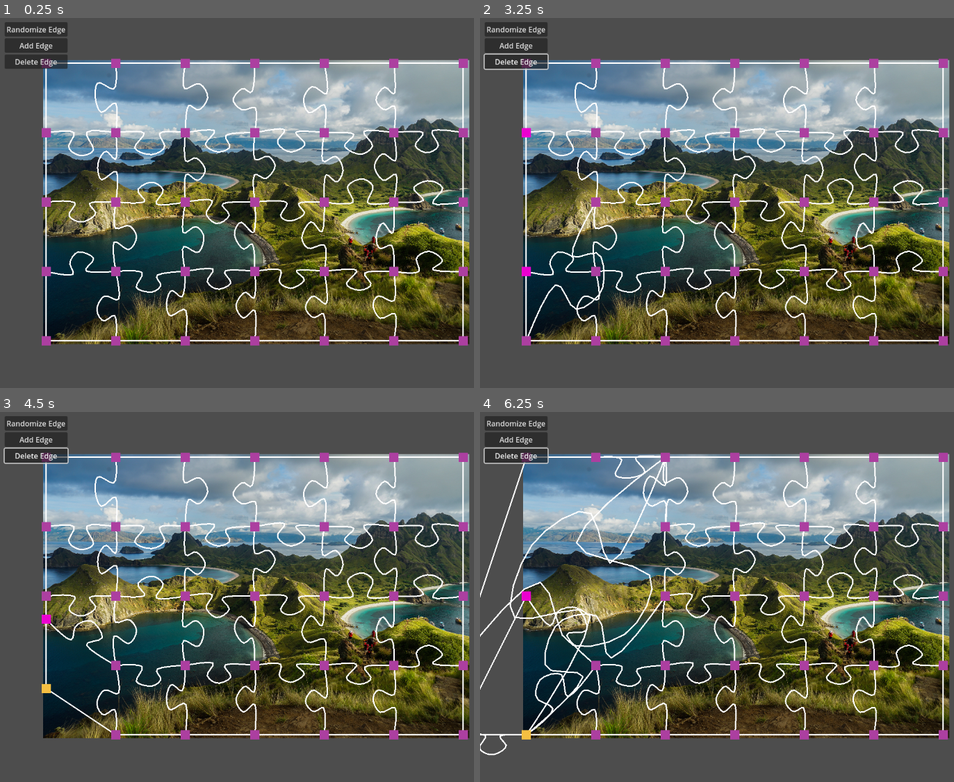
Above: before the commit, frames 1-4 (two rows, left to right).
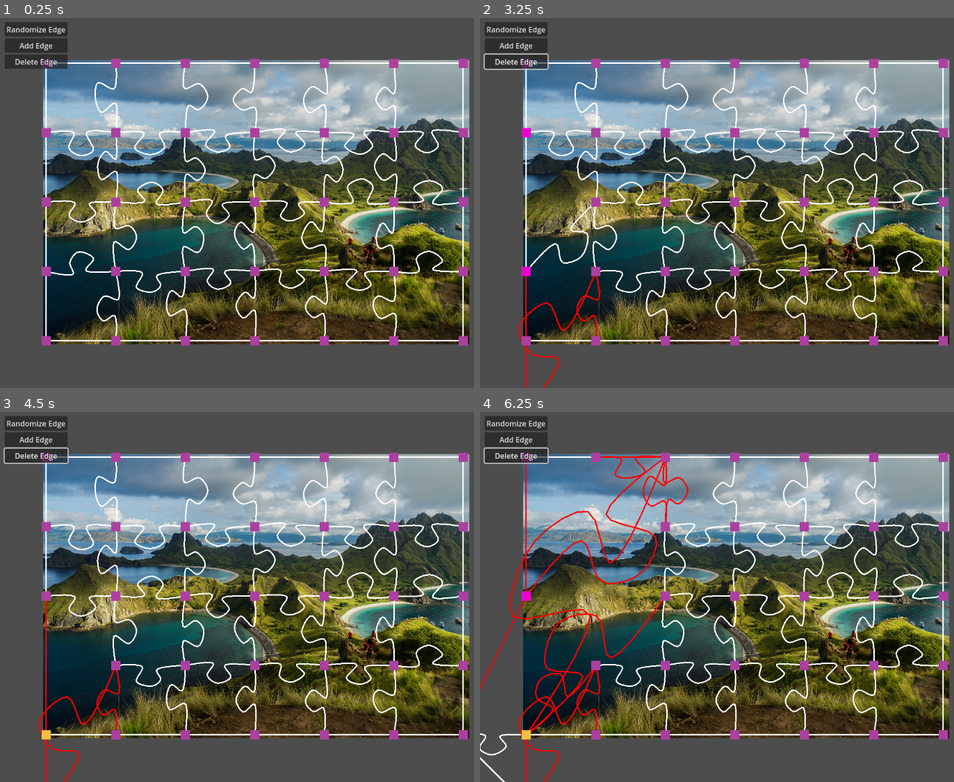
Above: after the commit, the same moments.

Repository: kreibaum/puzzle-shark
Game: Godot game, scene res://editor.tscn
Same seed, same stepped clock (60 frames per second), same inputs: the game is played once before the commit and once after it.
Inputs (mouse positions are in pixels of both pictures, inside the frame that each line leads up to):
- Up to frame 1 (0.25 s): no input
- Up to frame 2 (3.25 s): click "Randomize Edge" at 0.5 s; click "Add Edge" at 1.25 s; tap Enter at 2 s; drag from (527, 62) to (527, 203) at 2.02 s; drag from (527, 132) to (527, 269) at 2.77 s
- Up to frame 3 (4.5 s): move the mouse to (47, 733) at 3.52 s; hold Ctrl 3.53-4.25 s; click (47, 733) at 3.67 s; drag from (47, 663) to (47, 526) at 4.27 s
- Up to frame 4 (6.25 s): drag from (527, 597) to (593, 526) at 5.02 s; drag from (593, 456) to (527, 597) at 5.77 s

The runs differ from the first frame. In frame 1, 0.5% of the frame differs, in the area x 10-96%, y 13-86%; in frame 2, 1.4%; in frame 3, 1.4%; in frame 4, 3.6%, in the area x 0-96%, y 11-100%.

Commit message:
Highlight edge collisions.

Diff:
--- a/Edge.gd
+++ b/Edge.gd
@@ -6,6 +6,7 @@
 @export var camera: Camera2D
 
 var template_points
+var original_points
 
 
 # TODO: This should be combined with some general shape management code.
@@ -16,6 +17,7 @@
 	points.append(left)
 	points.append(right)
 	$EdgeShape.points = points
+	original_points = points.duplicate()
 
 	self.template_points = $EdgeShape.points.duplicate()
 	update_position()
@@ -48,6 +50,7 @@
 	right_handle.position_changed.connect(update_position)
 
 	rand_jitter_based(10)
+	original_points = $EdgeShape.points.duplicate()
 
 	$CatmulRomSpline.refresh_samples()
 
@@ -65,6 +68,8 @@
 # of the handles moves.
 func update_position():
 	$EdgeShape.points = build_transformation_matrix() * self.template_points
+	$EdgeCollisionArea.recalculate($EdgeShape.points)
+	# $EdgeCollisionArea.recalculate(build_transformation_matrix() * original_points)
 
 
 func build_transformation_matrix() -> Transform2D:
@@ -92,3 +97,12 @@
 
 func get_shape_points() -> PackedVector2Array:
 	return $EdgeShape.points
+
+
+## Check for overlap with another edge.
+func _process(_delta):
+	var collisions = $EdgeCollisionArea.get_overlapping_areas()
+	if collisions.size() > 0:
+		$EdgeShape.modulate = Color(1, 0, 0)
+	else:
+		$EdgeShape.modulate = Color(1, 1, 1)
--- /dev/null
+++ b/EdgeCollisionArea.gd
@@ -0,0 +1,53 @@
+class_name EdgeCollisionArea extends Area2D
+
+
+## Takes the shape of an Edge2D that has already been transformed into
+## world space and creates a collision area that matches the shape of the edge.
+##
+## We must first transform the edge into world space because otherwise
+## long edges would have a collision area that is too wide.
+##
+## The approach we take is to place a rectangular collision shape at each
+## segment of the non-smooth edge template.
+func recalculate(edge_shape: PackedVector2Array):
+	# Delete all child nodes
+	for child in get_children():
+		child.queue_free()
+
+	var width: float = 5.0
+
+	# Special case for the border of the puzzle. If the edge is strait,
+	# we make a single rectangle that is 80% of the width of the edge.
+	if edge_shape.size() == 2:
+		var shape = CollisionShape2D.new()
+		var rect = RectangleShape2D.new()
+
+		var left = edge_shape[0]
+		var right = edge_shape[1]
+
+		rect.size = Vector2(left.distance_to(right) * 0.8, width)
+		shape.set_shape(rect)
+
+		shape.transform = Transform2D((right - left).angle(), left + (right - left) / 2.0)
+
+		add_child(shape)
+		return
+
+	# Create new collision shapes
+	# We also want to drop 10% on each vertex to avoid collision with the
+	# edges legitimately connected to the vertex.
+	# We approximate 10% by dropping 10% of the indices on each side.
+	var ten_pct = int(edge_shape.size() / 10.0)
+	for i in range(ten_pct, edge_shape.size() - 1 - ten_pct):
+		var shape = CollisionShape2D.new()
+		var rect = RectangleShape2D.new()
+
+		var left = edge_shape[i]
+		var right = edge_shape[i + 1]
+
+		rect.size = Vector2(left.distance_to(right), width)
+		shape.set_shape(rect)
+
+		shape.transform = Transform2D((right - left).angle(), left + (right - left) / 2.0)
+
+		add_child(shape)
--- a/edge.tscn
+++ b/edge.tscn
@@ -1,7 +1,8 @@
-[gd_scene load_steps=3 format=3 uid="uid://cd6yd5nld4ven"]
+[gd_scene load_steps=4 format=3 uid="uid://cd6yd5nld4ven"]
 
 [ext_resource type="Script" path="res://Edge.gd" id="1_x5v5a"]
 [ext_resource type="Script" path="res://CatmulRomSpline.gd" id="2_e60dg"]
+[ext_resource type="Script" path="res://EdgeCollisionArea.gd" id="3_20l8b"]
 
 [node name="Edge" type="Node2D" node_paths=PackedStringArray("left_handle", "right_handle")]
 script = ExtResource("1_x5v5a")
@@ -18,3 +19,9 @@
 points = PackedVector2Array(429, -92)
 script = ExtResource("2_e60dg")
 guide = NodePath("../EdgeShape")
+samples = 30
+
+[node name="EdgeCollisionArea" type="Area2D" parent="."]
+collision_layer = 2
+collision_mask = 2
+script = ExtResource("3_20l8b")
